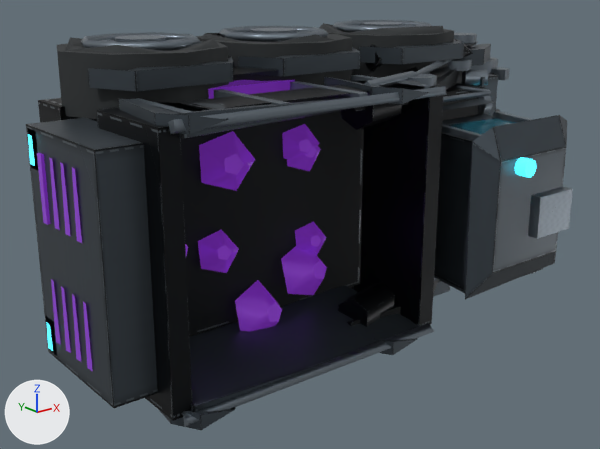
Renders of the glTF model fractal-gas-web/web/lab/assets/futuristic/harvester-low.glb from each side of a commit.
The view is the same before and after, from a 50 mm lens placed at (-1.349, -1.897, 0.549), pointed at (-0.111, -0.349, -0.07). Arrows for +X, +Y and +Z are at lower left; the lights stay in place. The older version comes first. Where no turn or scale is listed for an object, it has been applied to the vertices. Vertices at exactly the same position are counted once.

Script lines for the objects in view, before the commit:
```python
me_export_batch_025 = bpy.data.meshes.new('Export batch.025')
me_export_batch_025.from_pydata(...)  # 37 vertices, 70 faces; spans x -0.194..0.194, y -0.194..0.194, z -0.067..0.083
me_export_batch_025.materials.append(mat_tire_rubber_001)  # black #292d2f
me_export_batch_026 = bpy.data.meshes.new('Export batch.026')
me_export_batch_026.from_pydata(...)  # 96 vertices, 164 faces; spans x -0.137..0.137, y -0.137..0.137, z 0.058..0.086
me_export_batch_026.materials.append(mat_titanium_edges_001)
me_export_batch_038 = bpy.data.meshes.new('Export batch.038')
me_export_batch_038.from_pydata(...)  # 132 vertices, 178 faces; spans x -0.73..-0.032, y -0.509..-0.287, z -0.296..0.296
me_export_batch_038.materials.append(mat_violet_processing_001)  # purple #8635c8, glowing dark purple #491970
ob_harvester_root_001___violet_processing_001 = bpy.data.objects.new('harvester-root.001 / Violet processing.001', me_export_batch_038)
ob_harvester_root_001___violet_processing_001.location = (-0.03, -0.025, 0.0)
ob_wheel_0_1_001___tire_rubber_001 = bpy.data.objects.new('Wheel 0 1.001 / Tire rubber.001', me_export_batch_025)
ob_wheel_0_1_001___tire_rubber_001.location = (0.281, -0.219, 0.311)
ob_wheel_0_1_001___titanium_edges_001 = bpy.data.objects.new('Wheel 0 1.001 / Titanium edges.001', me_export_batch_026)
ob_wheel_0_1_001___titanium_edges_001.location = (0.281, -0.219, 0.311)
# also in view: 'Wheel 1 1.001 / Titanium edges.001' at (-0.09, -0.219, 0.383); 'Wheel 2 1.001 / Tire rubber.001' at (-0.454, -0.219, 0.319); 'Wheel 1 1.001 / Tire rubber.001' at (-0.09, -0.219, 0.319); 'harvester-root.001 / Ceramic graphite.001' at (-0.031, -0.379, 0.001); 'Wheel 2 1.001 / Titanium edges.001' at (-0.454, -0.219, 0.383)
```
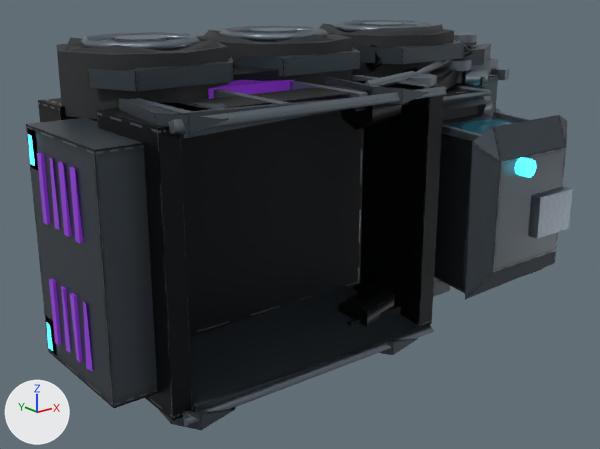
The change, as JSON lines over the scene's bpy script:
```json
{"block": "me_export_batch_038", "where": "# used by ob_harvester_root_001___violet_processing_001; location = (-0.03, -0.025, 0.0)"}
{"op": "remove", "block": "me_export_batch_038", "code": "me_export_batch_038.from_pydata(...)  # 132 vertices, 178 faces; spans x -0.73..-0.032, y -0.509..-0.287, z -0.296..0.296"}
{"op": "add", "block": "me_export_batch_038", "code": "me_export_batch_038.from_pydata(...)  # 67 vertices, 92 faces; spans x -0.73..-0.032, y -0.49..-0.287, z -0.296..0.296"}
{"block": "me_export_batch_038", "change": "me_export_batch_038 part 1: a new loose piece, a box spanning x -0.7299..-0.7233, y -0.3399..-0.3215, z -0.2004..-0.0601, in mat_violet_processing_001 (purple #8635c8, glowing dark purple #491970)"}
{"block": "me_export_batch_038", "change": "me_export_batch_038 part 2: 9 loose pieces with 84 vertices, spanning x -0.728..-0.094, y -0.509..-0.322, z -0.275..0.215, are deleted"}
{"block": "me_export_batch_038", "change": "me_export_batch_038 part 3: 6 vertices removed from x -0.728..-0.725, y -0.49..-0.422, z 0.06..0.2; 12 vertices added at x -0.73..-0.723, y -0.49..-0.422, z 0.06..0.2"}
{"block": "me_export_batch_038", "change": "me_export_batch_038 part 4: 5 vertices removed from x -0.728..-0.725, y -0.472..-0.39, z -0.2..-0.06; 10 vertices added at x -0.73..-0.723, y -0.472..-0.39, z -0.2..-0.06"}
```

Boxes [x1, y1, x2, y2] around the edits, measured in the pictures (600 x 449 px; the box of a moved part takes in the faces that stretch with it):
```json
{"object": "harvester-root.001 / Violet processing.001", "change": "reshaped", "before": [37, 80, 327, 371], "after": [37, 80, 295, 371]}
{"part": 1, "of": "me_export_batch_038", "change": "added", "after": [49, 279, 62, 345]}
{"part": 2, "of": "me_export_batch_038", "change": "deleted", "before": [51, 124, 327, 345]}
{"part": 3, "of": "me_export_batch_038", "change": "moved or reshaped", "before": [60, 162, 82, 243], "after": [58, 162, 83, 244]}
{"part": 4, "of": "me_export_batch_038", "change": "moved or reshaped", "before": [61, 286, 93, 371], "after": [61, 286, 93, 371]}
```
